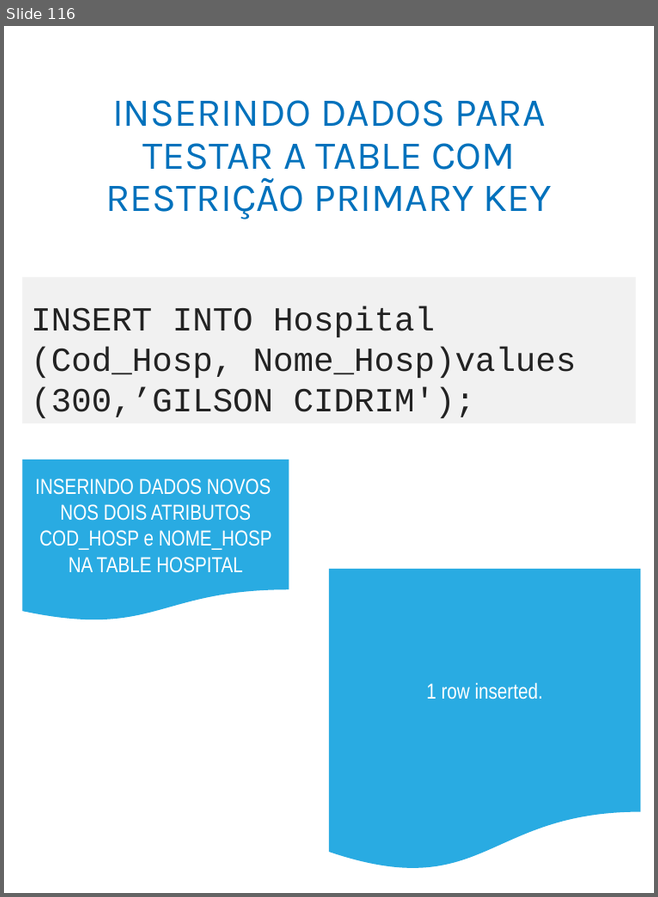
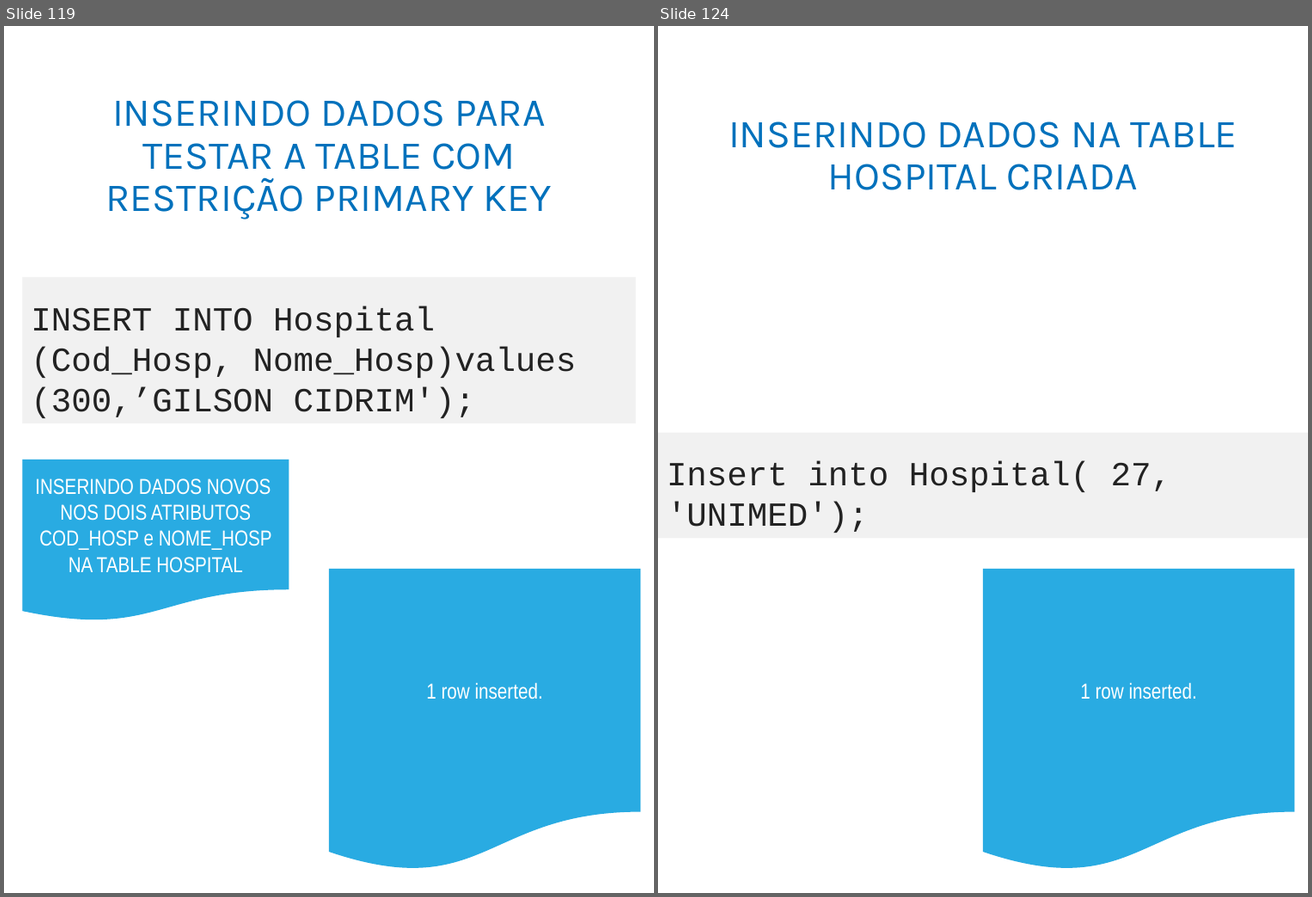
Before and after one commit to adilsonlopesoracle/BancodeDados_Olinda, a slide deck: BANCO DE DADOS_Atualizado.pptx. Shown side by side, each under a label of ours: slide 116 before the commit, slides 119 and 124 after it; the slides between them are not shown. The pictures are 658x897 and 1312x897 pixels, drawn with LibreOffice and Linux fonts; fonts in the diff are those of the drawing. Boxes give left, top, right and bottom in pixels: in the first picture for what was removed or moved away, otherwise in the second. Text is boxed around its words. In the diff, an @@ line names an element or a change of style, - is before the commit and + after.

```diff
--- a/BANCO DE DADOS_Atualizado.pptx
+++ b/BANCO DE DADOS_Atualizado.pptx
@@ slide 124 added at [658, 26, 1308, 893], background #FFFFFF @@
@@ title added at [729, 121, 1238, 190], 33 pt, text #0071BC @@
+INSERINDO DADOS NA TABLE HOSPITAL CRIADA
@@ rectangle added at [658, 433, 1308, 539], fill #F1F1F1, 28 pt, text #222222 @@
+Insert into Hospital( 27, 'UNIMED');
@@ flow chart document added at [983, 569, 1295, 872], fill #29ABE2, 18 pt, text #FFFFFF @@
+1 row inserted.
@@ what was slide 116 is now slide 119 @@
```
Also in this commit, not shown: 2 slides changed, 27 other slides added.
